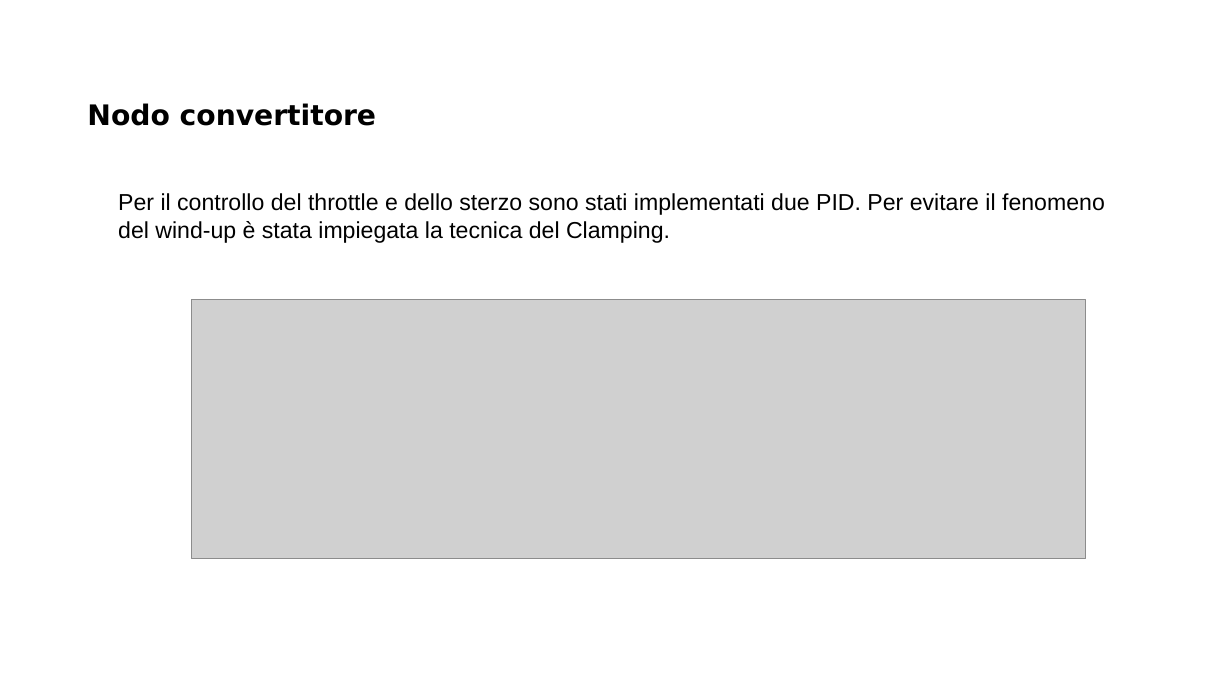
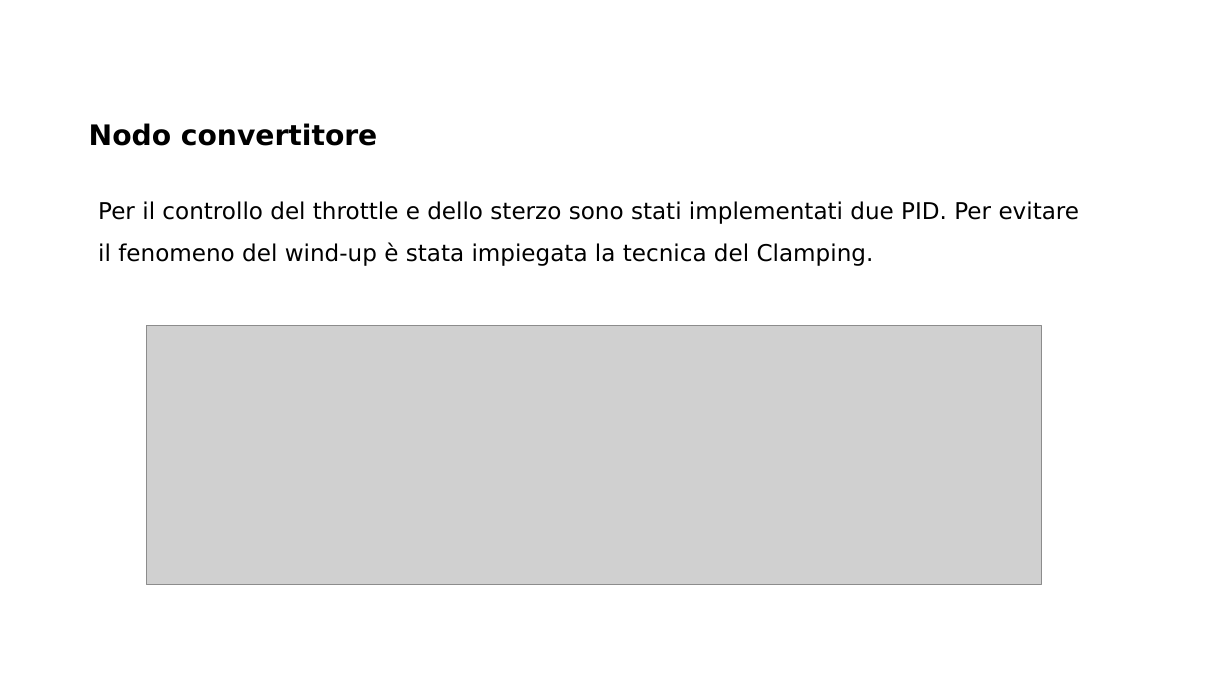
Before and after one commit to MarcoMinarelli/Rover_LabAuto, a slide deck: slide 11 of Presentazione LabAuto.pptx. Drawn at 1232x693 pixels with LibreOffice and Linux fonts; fonts in the diff are those of the drawing; grey boxes stand for pictures; background and template pictures are left out. Boxes give left, top, right and bottom in pixels: in the first picture for what was removed or moved away, otherwise in the second. Text is boxed around its words. In the diff, an @@ line names an element or a change of style, - is before the commit and + after.

```diff
--- a/Presentazione LabAuto.pptx
+++ b/Presentazione LabAuto.pptx
@@ title "Nodo convertitore": place and size @@
-title "Nodo convertitore" at [87,103,376,126]
+title "Nodo convertitore" at [89,123,377,146]
@@ text "Per il controllo del throttle ...": place and size @@
-text "Per il controllo del throttle ..." at [118,193,1105,243]
+text "Per il controllo del throttle ..." at [98,201,1080,266]
@@ text "Per il controllo del throttle ..." at [98,201,1080,266]: font Arial to DejaVu Sans; line spacing 1 to 1.5 @@
@@ picture: place and size @@
-picture at [191,299,1086,559]
+picture at [147,325,1042,585]
```
Also in this commit, not shown: 9 other slides changed.
